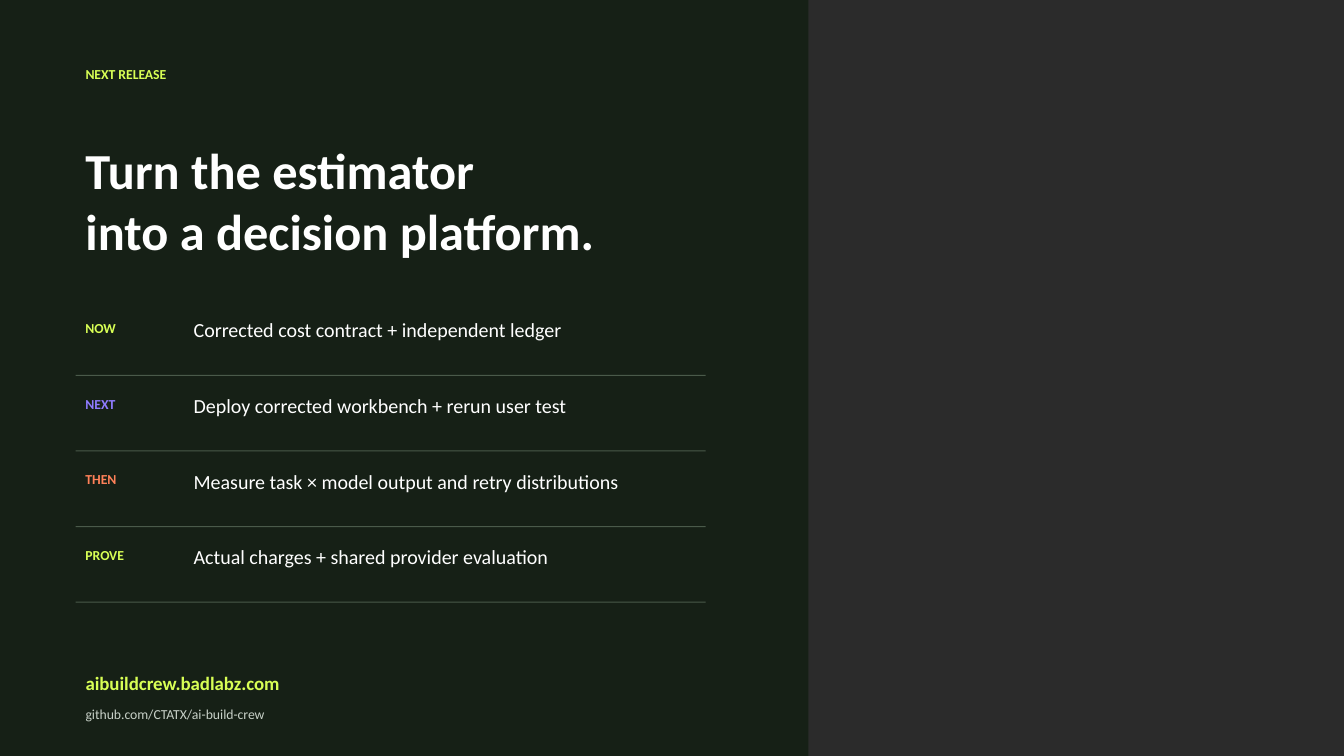
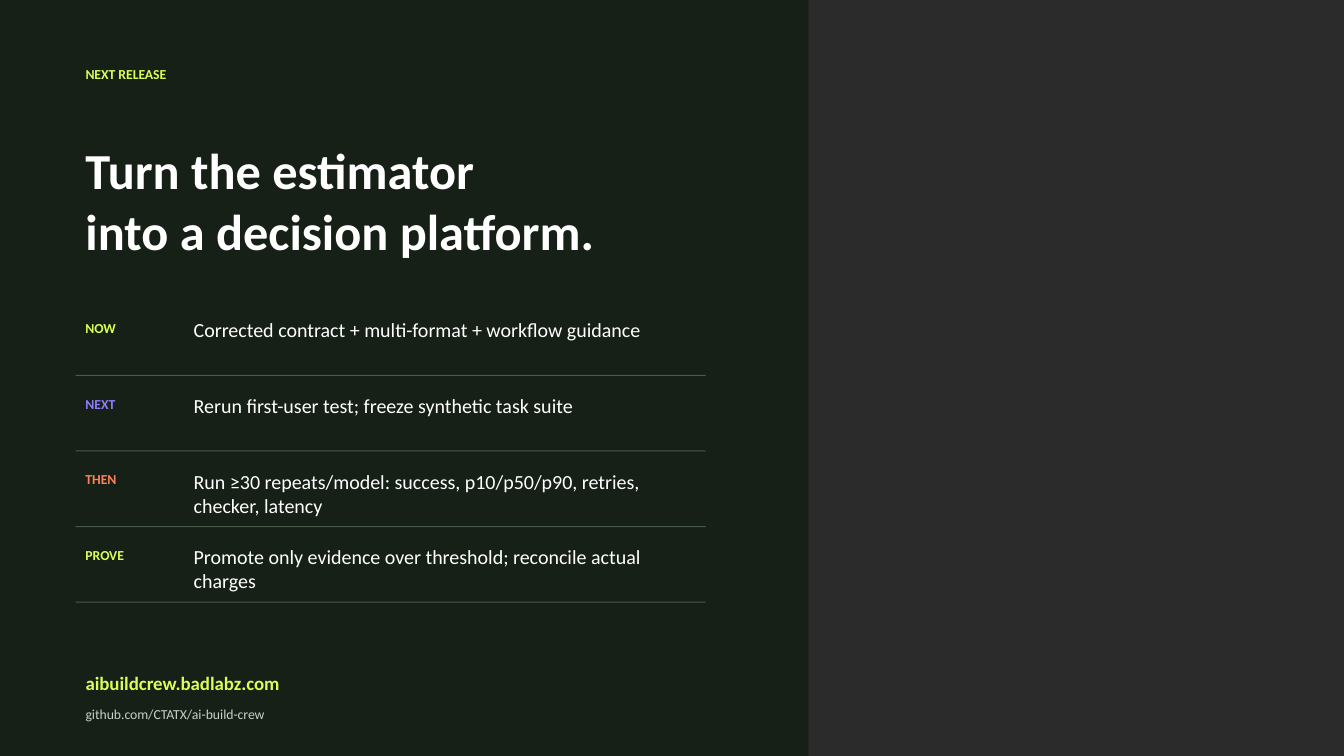
Before and after one commit to CTATX/ai-build-crew, a slide deck: slide 8 of artifacts/AI_BUILD_CREW_COST_CONTRACT_VIDEO_REVIEW.pptx. Drawn at 1344x756 pixels with LibreOffice and Linux fonts; fonts in the diff are those of the drawing; background and template pictures are left out; a plain dark background stands for a picture behind light text. Boxes give left, top, right and bottom in pixels: in the first picture for what was removed or moved away, otherwise in the second. Text is boxed around its words. In the diff, an @@ line names an element or a change of style, - is before the commit and + after.

Commit message:
Release guided workload contract

```diff
--- a/artifacts/AI_BUILD_CREW_COST_CONTRACT_VIDEO_REVIEW.pptx
+++ b/artifacts/AI_BUILD_CREW_COST_CONTRACT_VIDEO_REVIEW.pptx
@@ text at [194, 323, 640, 341]: text changed @@
-Corrected cost contract + independent ledger
+Corrected contract + multi-format + workflow guidance
@@ text at [194, 399, 572, 417]: text changed @@
-Deploy corrected workbench + rerun user test
+Rerun first-user test; freeze synthetic task suite
@@ text at [194, 475, 639, 517]: text changed @@
-Measure task × model output and retry distributions
+Run ≥30 repeats/model: success, p10/p50/p90, retries, checker, latency
@@ text at [194, 550, 640, 592]: text changed @@
-Actual charges + shared provider evaluation
+Promote only evidence over threshold; reconcile actual charges
```
Also in this commit, not shown: 5 other slides changed, 18 other files.
